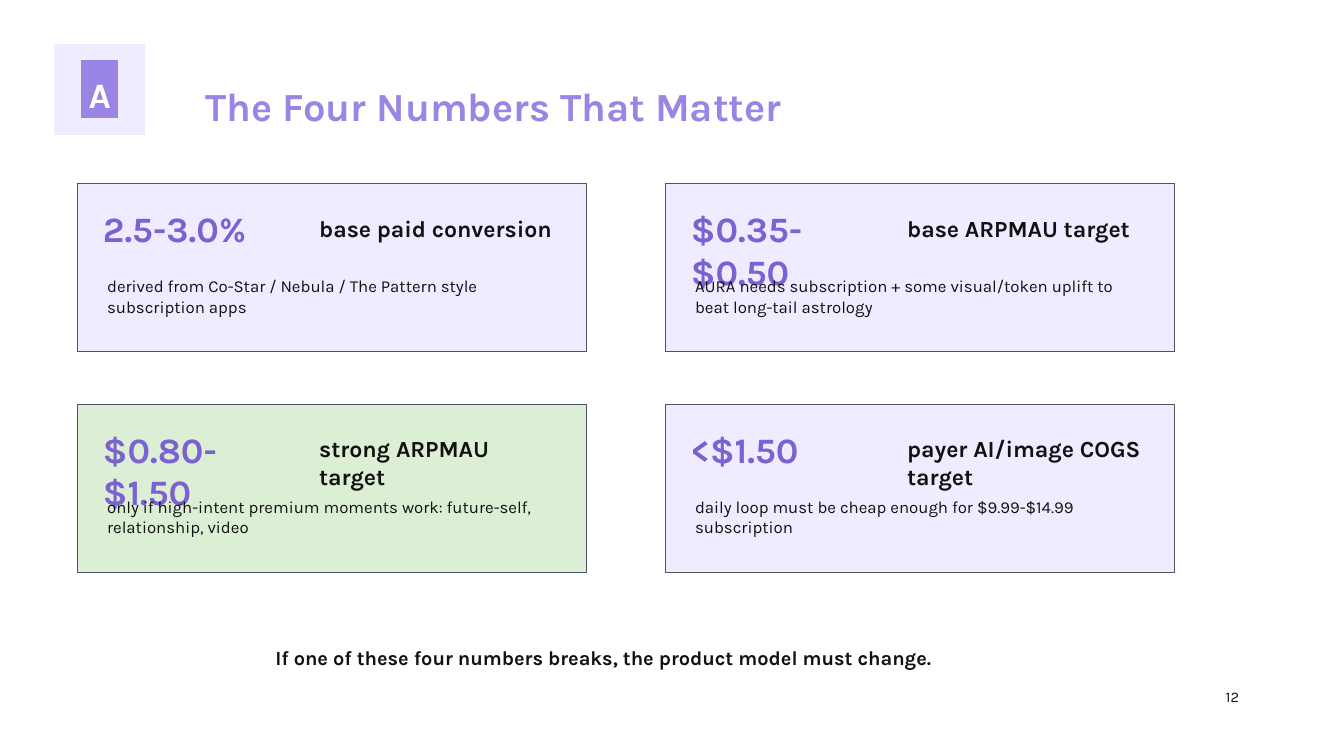
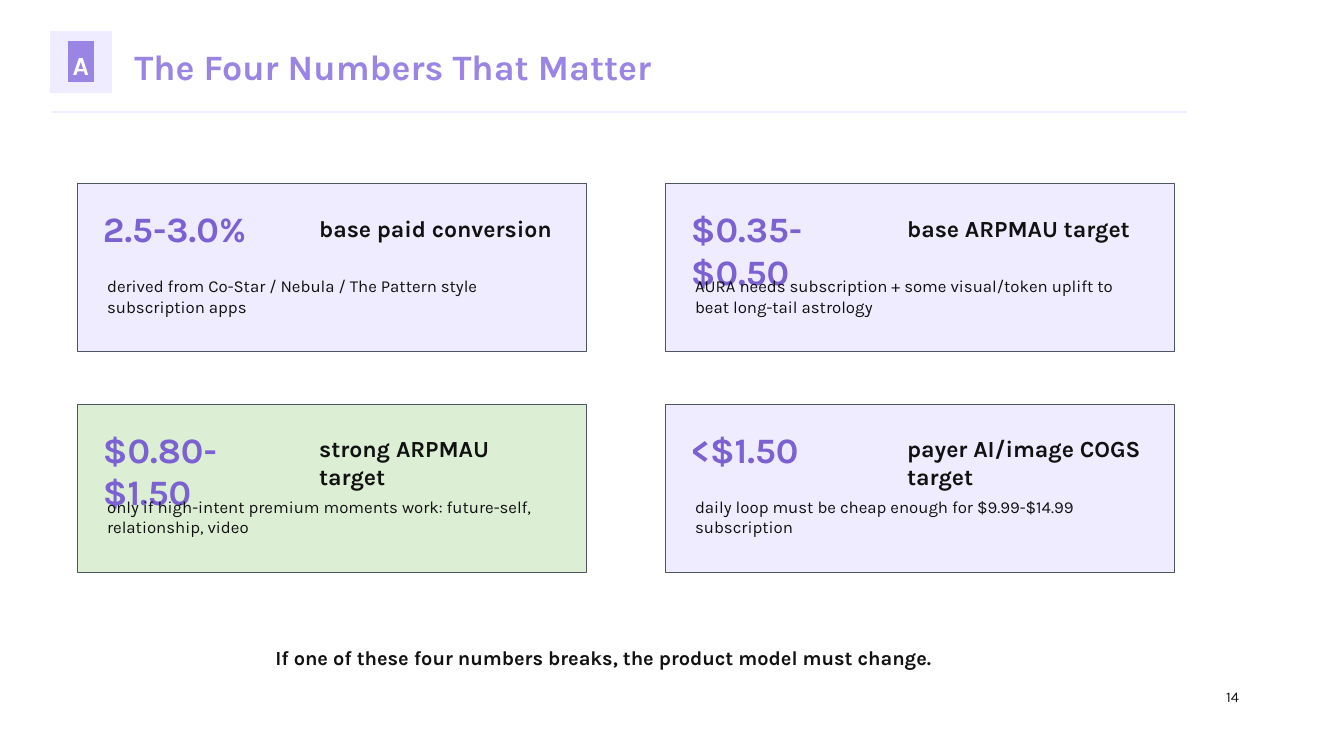
Before and after one commit to kirbudilov01/alina-research, a slide deck: slide 14 of output/pptx/AURA_TRENDVI_STYLE_DECK.pptx (slide 12 before the commit). Drawn at 1344x756 pixels with LibreOffice and Linux fonts; fonts in the diff are those of the drawing. Boxes give left, top, right and bottom in pixels: in the first picture for what was removed or moved away, otherwise in the second. Text is boxed around its words. In the diff, an @@ line names an element or a change of style, - is before the commit and + after.

```diff
--- a/output/pptx/AURA_TRENDVI_STYLE_DECK.pptx
+++ b/output/pptx/AURA_TRENDVI_STYLE_DECK.pptx
@@ rectangle: place and size @@
-rectangle at [54,44,145,135]
+rectangle at [50,31,111,92]
@@ rectangle: place and size @@
-rectangle at [82,60,117,117]
+rectangle at [69,42,94,83]
@@ text "A": place and size @@
-text "A" at [89,85,111,108]
+text "A" at [73,58,89,75]
@@ text "A" at [73,58,89,75]: size 25.5 to 18.8 pt @@
@@ text "The Four Numbers That Matter": place and size @@
-text "The Four Numbers That Matter" at [206,93,781,122]
+text "The Four Numbers That Matter" at [134,55,651,81]
@@ text "The Four Numbers That Matter" at [134,55,651,81]: size 28.5 to 25.5 pt @@
@@ rectangle added at [52,111,1187,113], fill #F0ECFF, outline #F0ECFF 0 pt @@
@@ text at [1226,692,1239,702]: text changed @@
-12
+14
```
Also in this commit, not shown: 30 other slides changed, 6 slides added, 5 other files.
